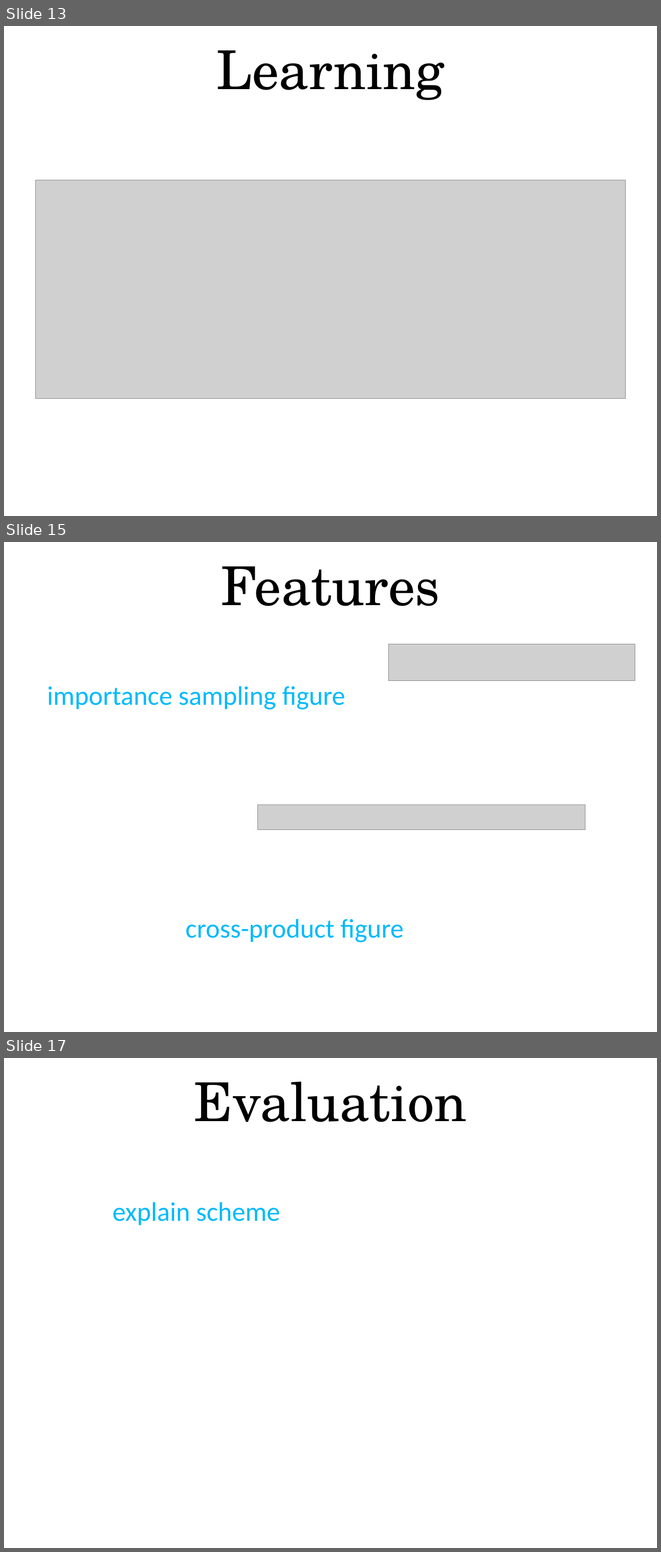
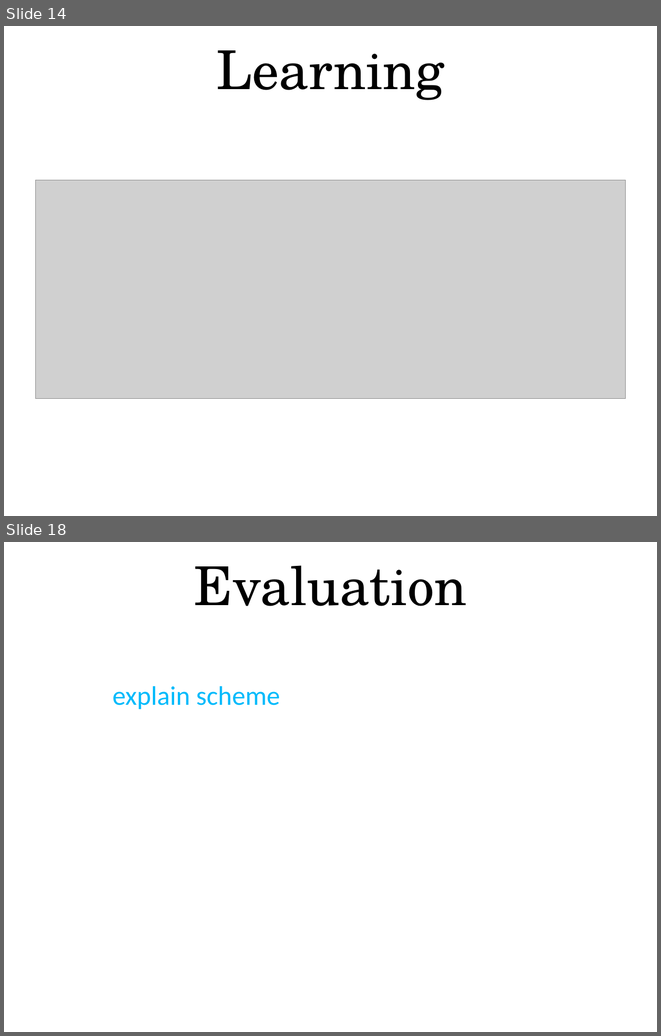
Before and after one commit to sergeyk/csrec, a slide deck: writeups/presentation.ppt. Shown one above the other, each under a label of ours: slides 13, 15 and 17 before the commit, slides 14 and 18 after it; the slides between them are not shown. The pictures are 661x1552 and 661x1036 pixels, drawn with LibreOffice and Linux fonts; fonts in the diff are those of the drawing; grey boxes stand for pictures. Boxes give left, top, right and bottom in pixels: in the first picture for what was removed or moved away, otherwise in the second. Text is boxed around its words. In the diff, an @@ line names an element or a change of style, - is before the commit and + after.

Commit message:
presentation additional figures

```diff
--- a/writeups/presentation.ppt
+++ b/writeups/presentation.ppt
@@ slide 15 removed at [4, 542, 657, 1032], background #FFFFFF @@
@@ title removed at [221, 566, 440, 606] @@
-Features
@@ picture removed at [389, 644, 635, 680] @@
@@ text removed at [47, 686, 345, 709] @@
-importance sampling figure
@@ picture removed at [257, 805, 585, 829] @@
@@ text removed at [185, 919, 404, 942] @@
-cross-product figure
@@ what was slide 13 is now slide 14 @@
@@ what was slide 17 is now slide 18 @@
```
Also in this commit, not shown: 3 slides changed, 4 slides added, 2 other slides removed, 1 other file.
